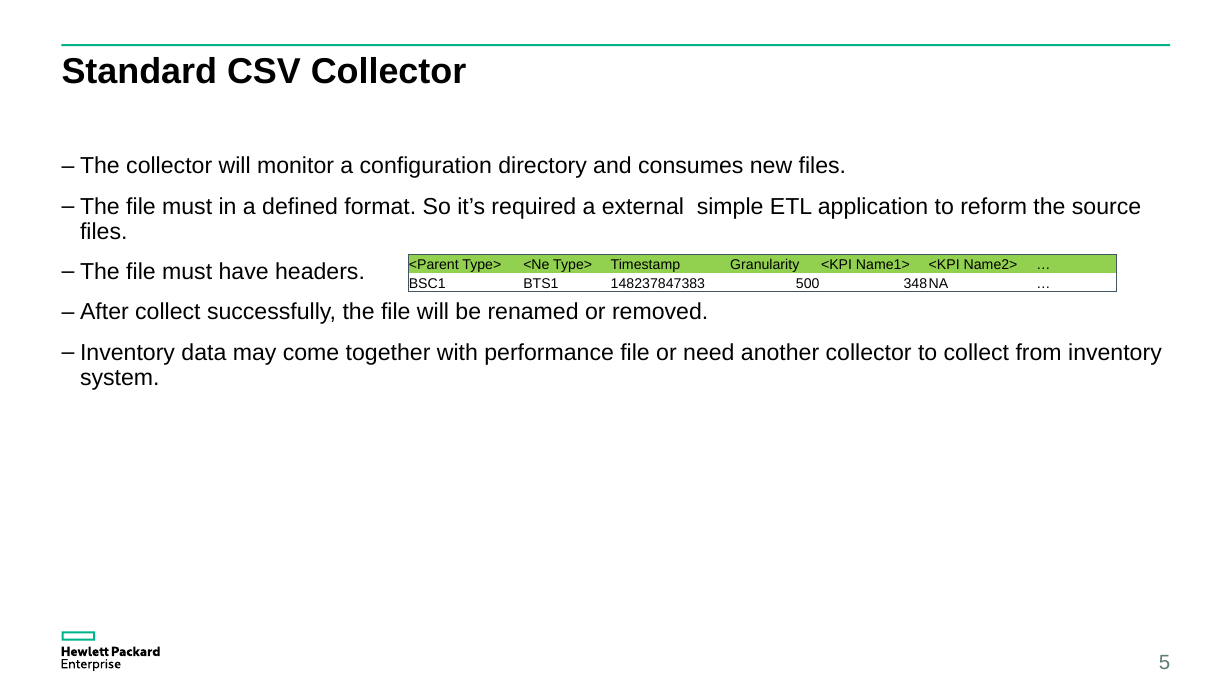
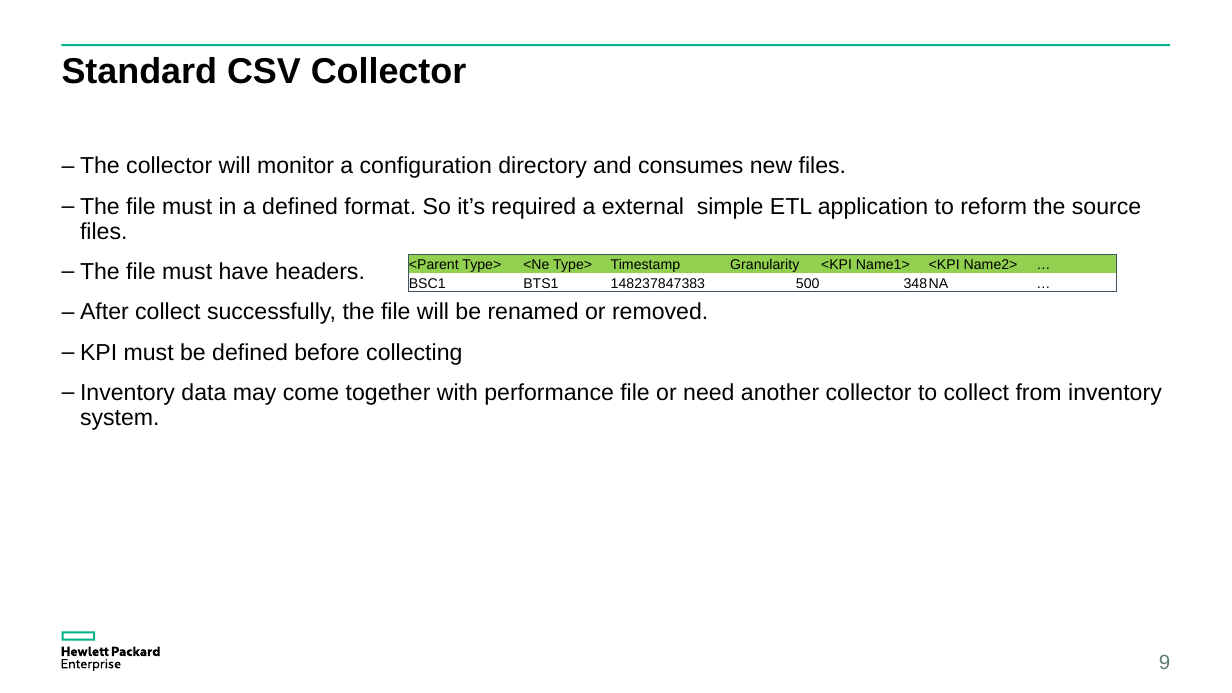
Before and after one commit to yzgang76/MPM, a slide deck: slide 9 of doc/MPM idea.pptx (slide 5 before the commit). Drawn at 1232x693 pixels with LibreOffice and Linux fonts; fonts in the diff are those of the drawing. Boxes give left, top, right and bottom in pixels: in the first picture for what was removed or moved away, otherwise in the second. Text is boxed around its words. In the diff, an @@ line names an element or a change of style, - is before the commit and + after.

```diff
--- a/doc/MPM idea.pptx
+++ b/doc/MPM idea.pptx
@@ text at box(80, 343, 462, 365): paragraph added @@
+– KPI must be defined before collecting
@@ page number at box(1159, 654, 1170, 669): text changed @@
-5
+9
```
Also in this commit, not shown: 4 other slides changed, 7 slides added, 1 slide removed, 1 other file.
